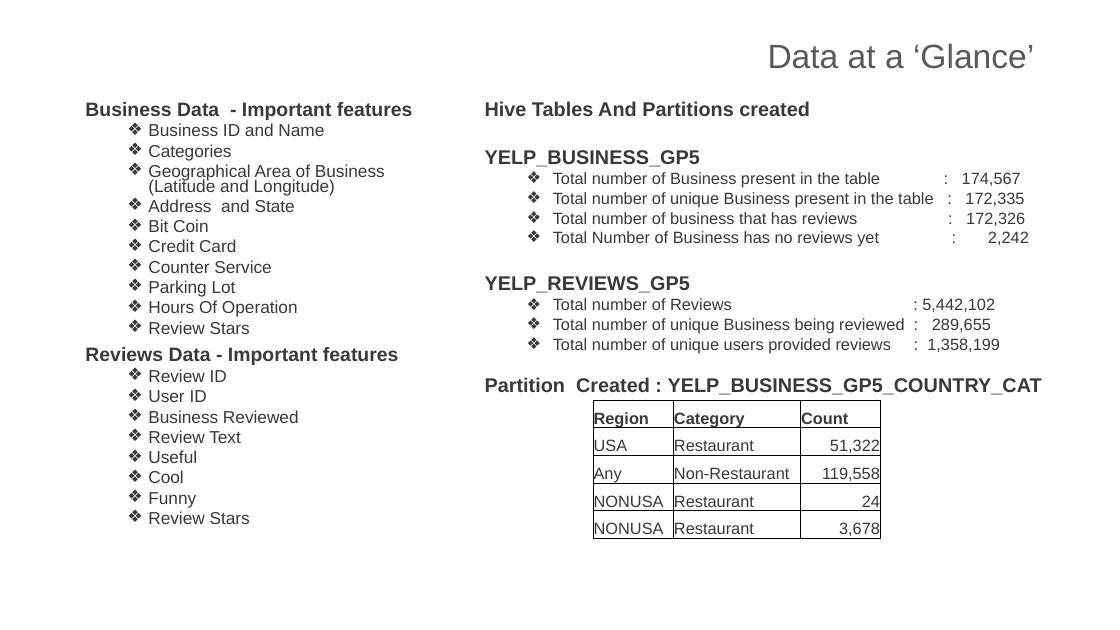
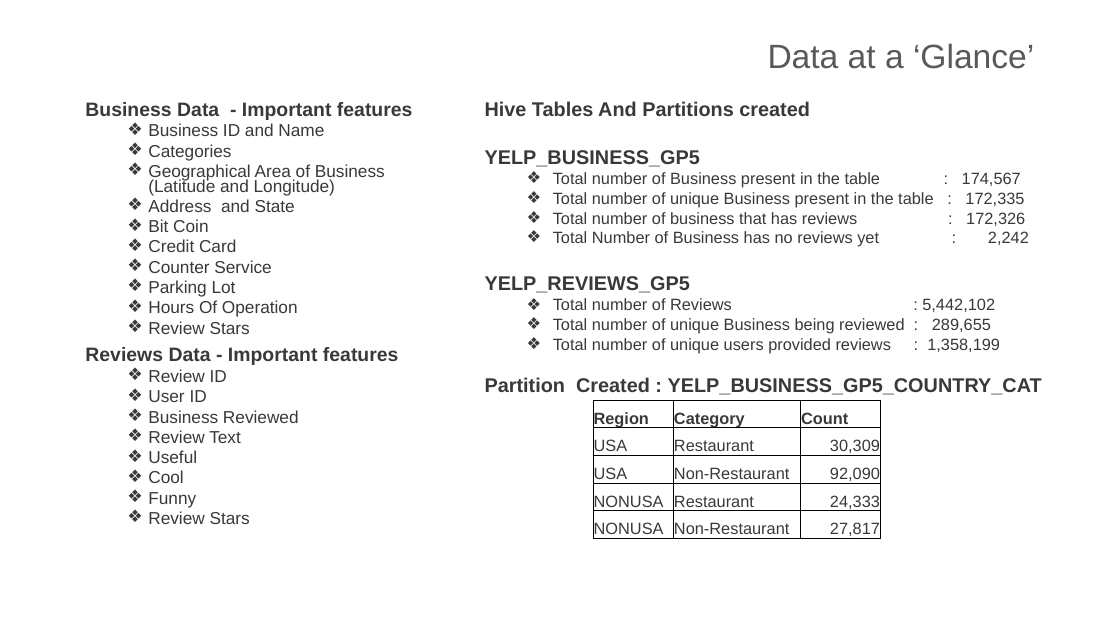
Before and after one commit to ap12798/Big-Data, a slide deck: slide 4 of MSCI 6110 Big Data Fall 2020 Group 5.pptx. Drawn at 1120x630 pixels with LibreOffice and Linux fonts; fonts in the diff are those of the drawing; background and template pictures are left out. Boxes give left, top, right and bottom in pixels: in the first picture for what was removed or moved away, otherwise in the second. Text is boxed around its words. In the diff, an @@ line names an element or a change of style, - is before the commit and + after.

```diff
--- a/MSCI 6110 Big Data Fall 2020 Group 5.pptx
+++ b/MSCI 6110 Big Data Fall 2020 Group 5.pptx
@@ table at (593,400,881,540) @@
-row 2, column 3: 51,322
+row 2, column 3: 30,309
-row 3, column 1: Any
+row 3, column 1: USA
-row 3, column 3: 119,558
+row 3, column 3: 92,090
-row 4, column 3: 24
+row 4, column 3: 24,333
-row 5, column 2: Restaurant
+row 5, column 2: Non-Restaurant
-row 5, column 3: 3,678
+row 5, column 3: 27,817
```
Also in this commit, not shown: 1 other file.
